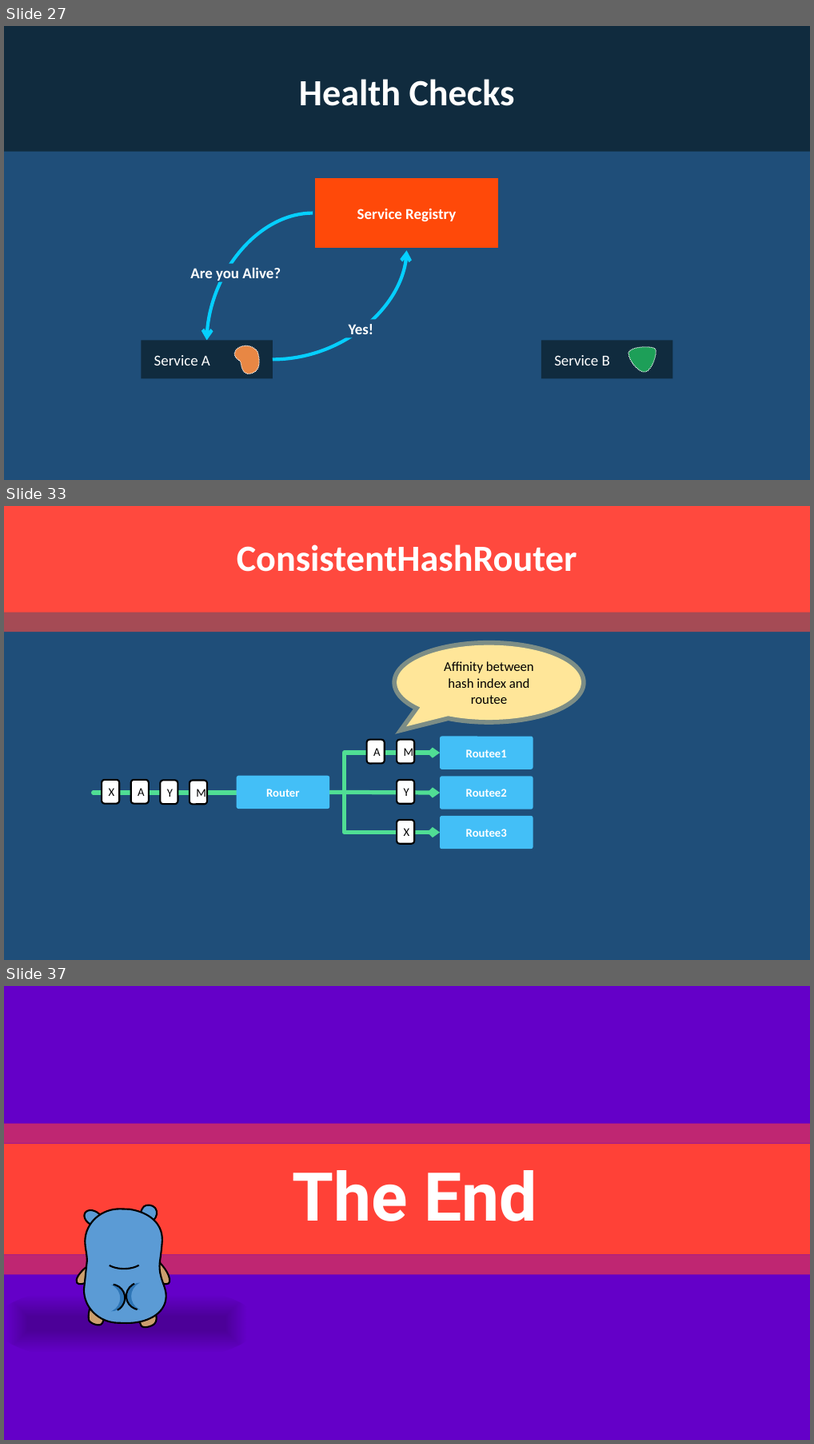
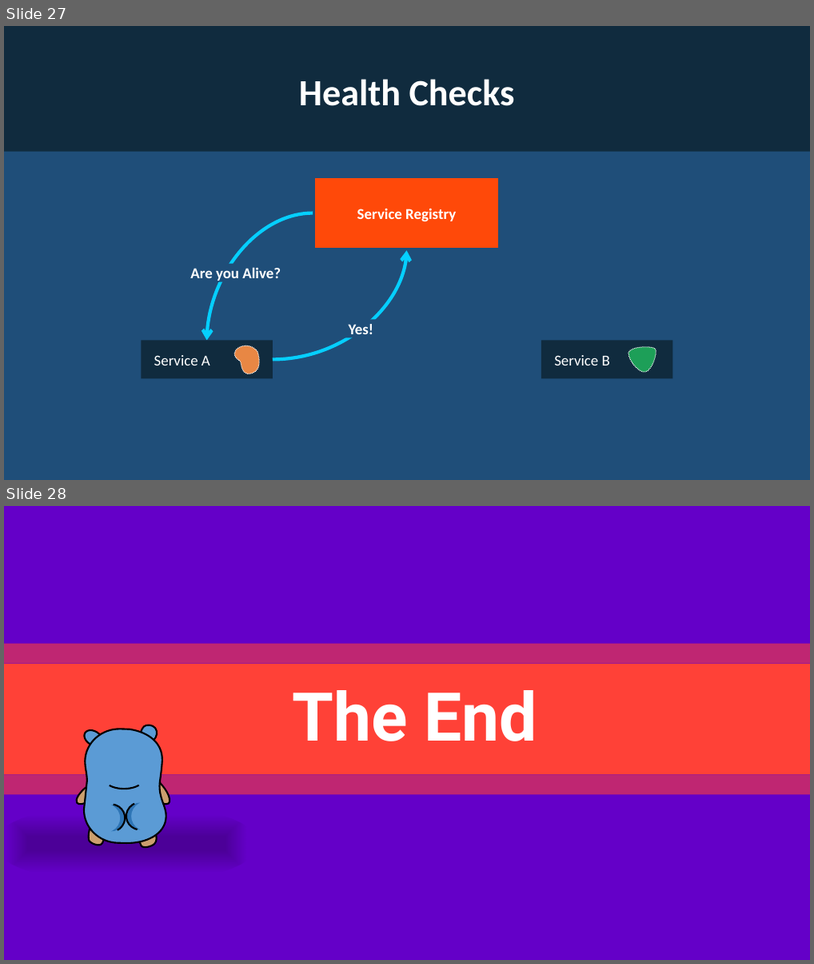
Before and after one commit to rogeralsing/Presentations, a slide deck: ProtoActor/QConSP/protoactor.pptx. Shown one above the other, each under a label of ours: slides 27, 33 and 37 before the commit, slides 27 and 28 after it; the slides between them are not shown. The pictures are 814x1444 and 814x964 pixels, drawn with LibreOffice and Linux fonts; fonts in the diff are those of the drawing. Boxes give left, top, right and bottom in pixels: in the first picture for what was removed or moved away, otherwise in the second. Text is boxed around its words. In the diff, an @@ line names an element or a change of style, - is before the commit and + after.

```diff
--- a/ProtoActor/QConSP/protoactor.pptx
+++ b/ProtoActor/QConSP/protoactor.pptx
@@ slide 33 removed at (4,506,810,960), background #1F4E79 @@
@@ rounded rectangle removed at (4,506,810,612) @@
@@ title removed at (237,544,578,572) @@
-ConsistentHashRouter
@@ rectangle removed at (4,612,810,632) @@
@@ speech bubble removed at (398,645,582,720) @@
-Affinity between hash index and routee
@@ group removed at (94,736,534,849): 12 rounded rectangles, 2 elbow arrows, 1 arrow, 1 line @@
-M
-Y
-M
-Y
-X
-A
-X
-A
-Router
-Routee1
-Routee2
-Routee3
@@ what was slide 37 is now slide 28 @@
```
Also in this commit, not shown: 2 slides changed, 1 slide added, 9 other slides removed, 2 other files.
